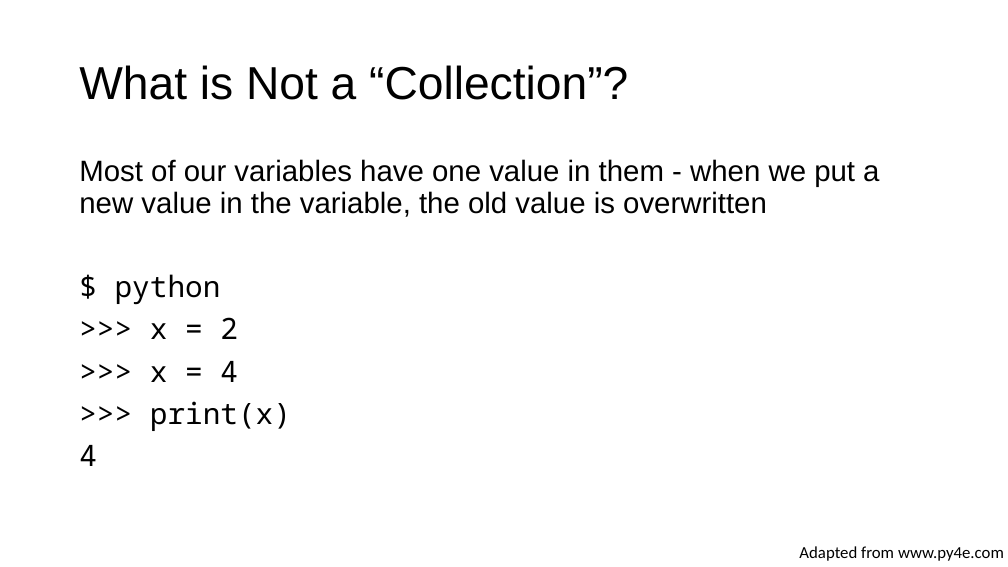
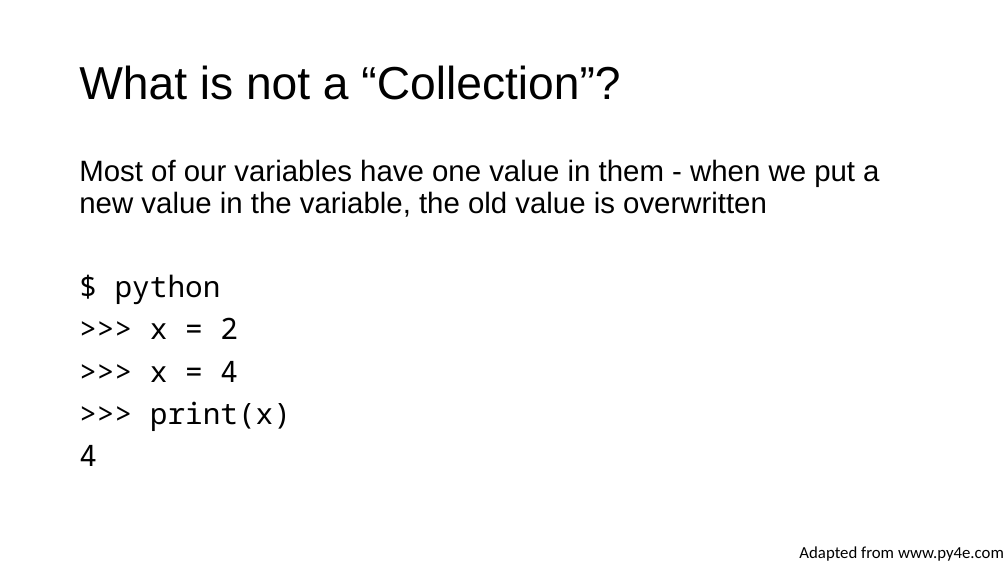
Before and after one commit to toelt-llc/MSCA-ITN-PARENT, a slide deck: slide 31 of DETERMINED2022/Python and scikit-learn/DETERMINED2022-toelt-Introduction Python and Scikit-learn.pptx (slide 28 before the commit). Drawn at 1008x567 pixels with LibreOffice and Linux fonts; fonts in the diff are those of the drawing; background and template pictures are left out. Boxes give left, top, right and bottom in pixels: in the first picture for what was removed or moved away, otherwise in the second. Text is boxed around its words. In the diff, an @@ line names an element or a change of style, - is before the commit and + after.

```diff
--- a/DETERMINED2022/Python and scikit-learn/DETERMINED2022-toelt-Introduction Python and Scikit-learn.pptx
+++ b/DETERMINED2022/Python and scikit-learn/DETERMINED2022-toelt-Introduction Python and Scikit-learn.pptx
@@ title at [79,65,620,100]: text changed @@
-What is Not a “Collection”?
+What is not a “Collection”?
```
Also in this commit, not shown: 7 other slides changed, 8 slides added, 5 slides removed, 2 other files.
